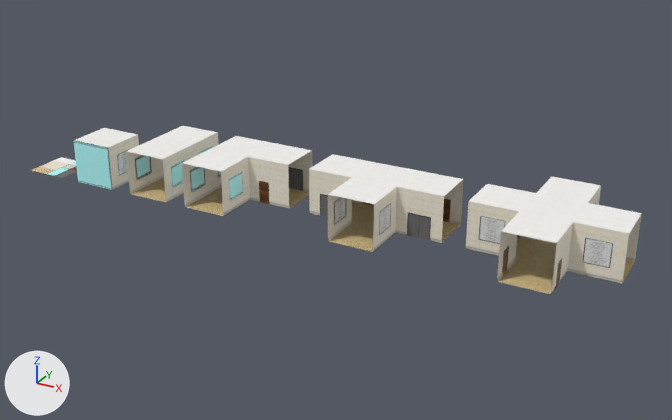
A saved change to the Blender file Assets/.Blend/PedroHenriqueDias882959.blend.
One viewpoint serves both versions: a 50 mm camera at (56.5, -57.8, 31.8) aimed at (21.4, 6.1, -0.2). Every picture has the same lights, and +X, +Y and +Z are marked at lower left.

The first picture shows 'Alley', 'Fork', 'Hall', 'Intersection', 'Turn'.
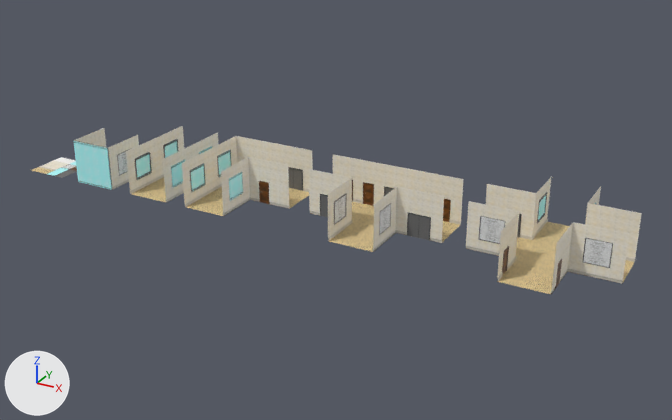
What differs and where, as boxes [x1, y1, x2, y2] in the pictures (672 x 420 px):
part 1 of me_alley, deleted
    before: [75, 128, 138, 148]
part 2 of me_hall, deleted
    before: [127, 126, 217, 159]
part 3 of me_turn, deleted
    before: [183, 136, 312, 172]
part 4 of me_fork, deleted
    before: [310, 154, 463, 204]
part 5 of me_intersection, deleted
    before: [469, 176, 642, 243]

Edits to the bpy script that builds the scene:
```text
Change me_alley:
    used by ob_alley; location = (0.0, 0.0, 0.0)
    remove me_alley.from_pydata(...)  # 477 vertices, 452 faces; spans x -2.0..2.0, y -0.1..4.0, z 0.0..4.0
    add me_alley.from_pydata(...)  # 453 vertices, 418 faces; spans x -2.0..2.0, y -0.1..4.0, z 0.0..4.0
    me_alley part 1
    24 vertices are removed from x -1.0..1.97, y 1.0..4.0, z 4.0
    34 faces are deleted
Change me_hall:
    used by ob_hall; location = (6.0, 0.0, 0.0)
    remove me_hall.from_pydata(...)  # 726 vertices, 684 faces; spans x -2.01..2.0, y 0.0..8.0, z 0.0..4.0
    add me_hall.from_pydata(...)  # 687 vertices, 636 faces; spans x -2.01..2.0, y 0.0..8.0, z 0.0..4.0
    me_hall part 2
    39 vertices are removed from x -1.0..1.0, y 0.0..8.0, z 4.0
    48 faces are deleted
Change me_turn:
    used by ob_turn; location = (12.0, 0.0, 0.0)
    remove me_turn.from_pydata(...)  # 1268 vertices, 1216 faces; spans x -2.0..6.0, y 0.0..8.0, z 0.0..4.0
    add me_turn.from_pydata(...)  # 1153 vertices, 1084 faces; spans x -2.0..6.0, y 0.0..8.0, z 0.0..4.0
    me_turn part 3
    115 vertices are removed from x -1.0..6.0, y 0.0..7.0, z 4.0
    132 faces are deleted
Change me_fork:
    used by ob_fork; location = (26.0, 0.0, 0.0)
    remove me_fork.from_pydata(...)  # 1623 vertices, 1585 faces, 1 loose edge; spans x -6.0..6.0, y 0.0..8.0, z 0.0..4.0
    add me_fork.from_pydata(...)  # 1486 vertices, 1417 faces, 1 loose edge; spans x -6.0..6.0, y 0.0..8.0, z 0.0..4.0
    me_fork part 4
    137 vertices are removed from x -6.0..6.0, y 0.0..7.0, z 4.0
    168 faces are deleted
Change me_intersection:
    used by ob_intersection; location = (40.0, 0.0, 0.0)
    remove me_intersection.from_pydata(...)  # 1520 vertices, 1449 faces; spans x -6.0..6.0, y 0.0..12.0, z 0.0..4.0
    add me_intersection.from_pydata(...)  # 1421 vertices, 1329 faces; spans x -6.0..6.0, y 0.0..12.0, z 0.0..4.0
    me_intersection part 5
    99 vertices are removed from x -6.0..6.0, y 0.0..12.0, z 4.0
    120 faces are deleted
```
